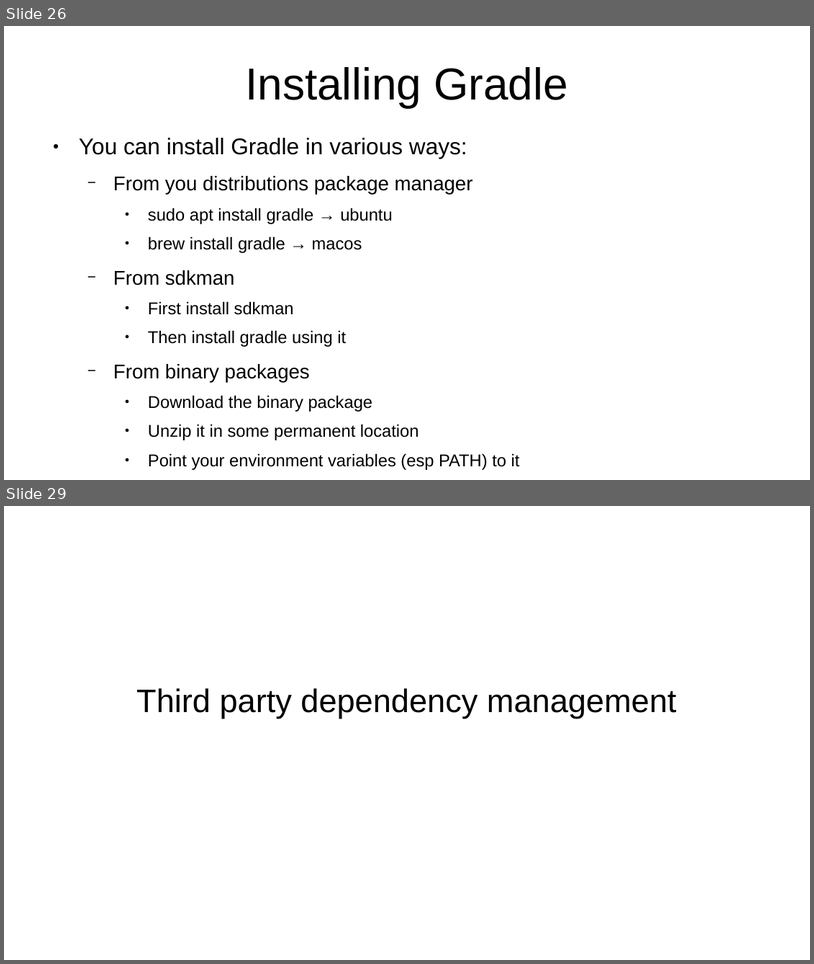
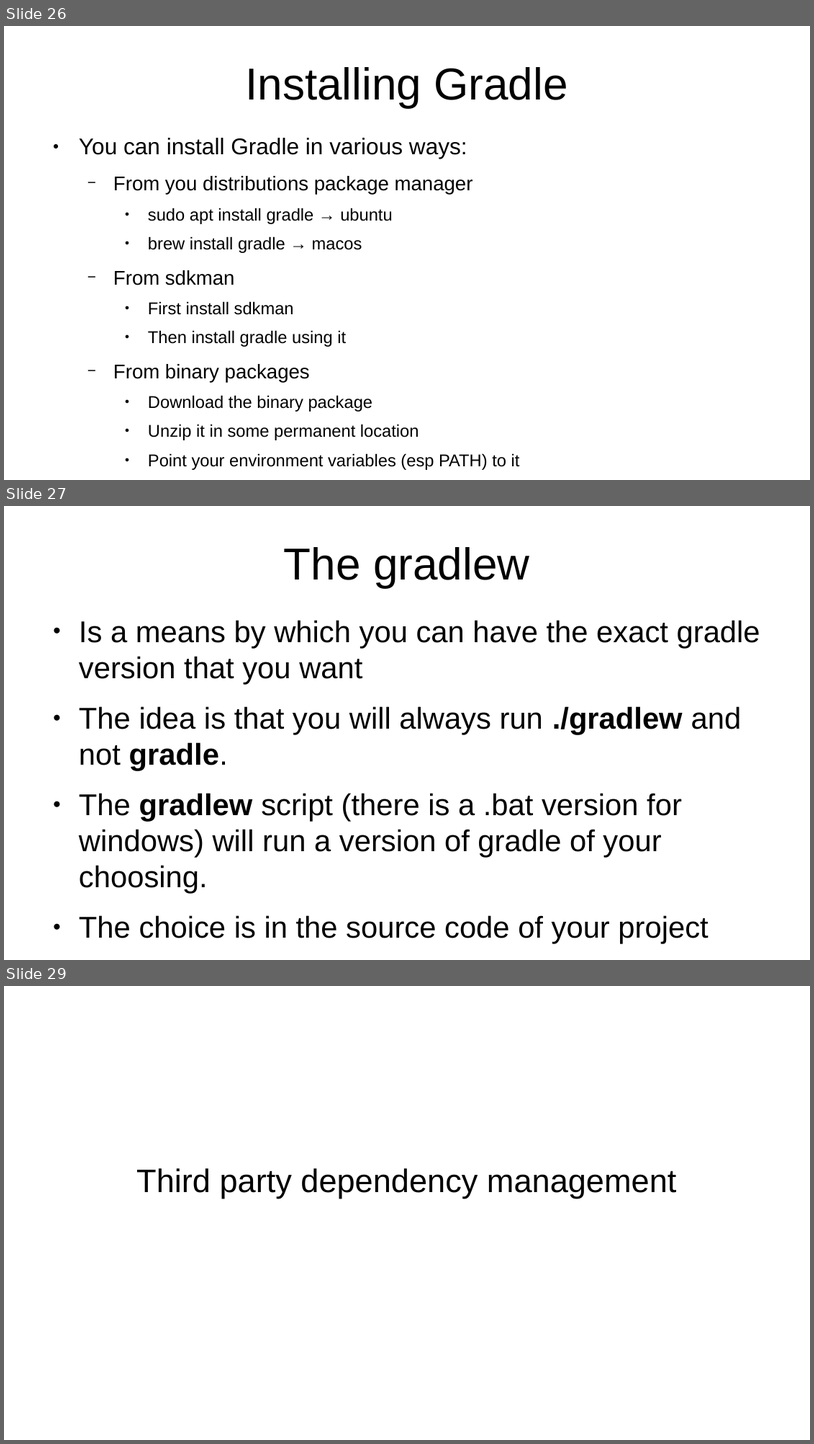
Before and after one commit to veltzer/teaching-slides, a slide deck: odp/gradle/gradle.odp. Shown one above the other, each under a label of ours: slides 26 and 29 before the commit, slides 26, 27 and 29 after it; the slides between them are not shown. The pictures are 814x964 and 814x1444 pixels, drawn with LibreOffice and Linux fonts; fonts in the diff are those of the drawing. Boxes give left, top, right and bottom in pixels: in the first picture for what was removed or moved away, otherwise in the second. Text is boxed around its words. In the diff, an @@ line names an element or a change of style, - is before the commit and + after.

Commit message:
gradle slides

```diff
--- a/odp/gradle/gradle.odp
+++ b/odp/gradle/gradle.odp
@@ slide 27 added at [4, 506, 810, 960], background #FFFFFF @@
@@ title added at [284, 547, 530, 587], 44 pt, text #000000 @@
+The gradlew
@@ text added at [79, 620, 761, 944], 29.6 pt, text #000000 @@
+● Is a means by which you can have the exact gradle version that you want
+● The idea is that you will always run ./gradlew and not gradle.
+● The gradlew script (there is a .bat version for windows) will run a version of gradle of your choosing.
+● The choice is in the source code of your project
```
Also in this commit, not shown: 6 slides changed, 6 other slides added, 1 slide removed.
